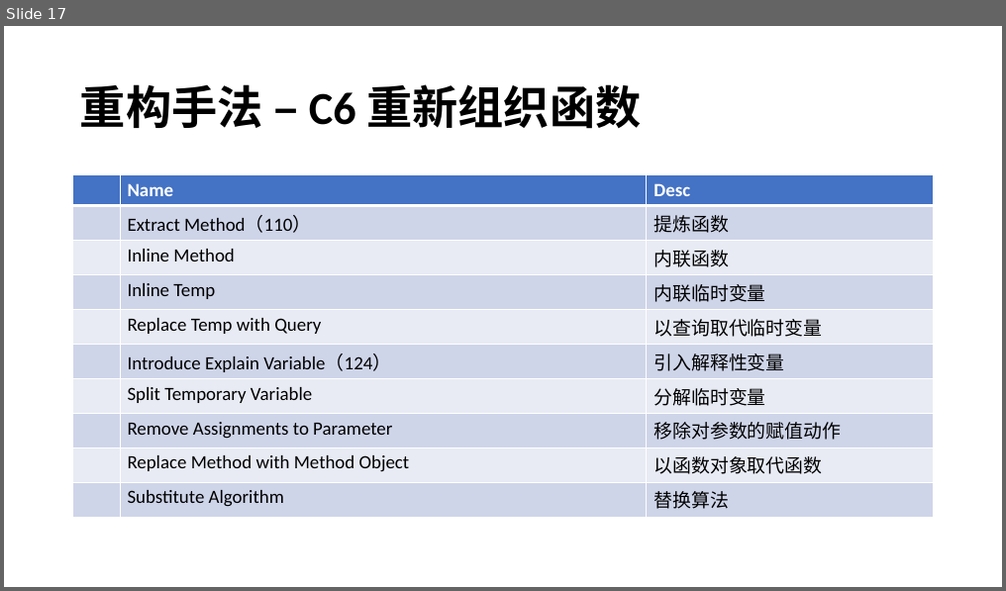
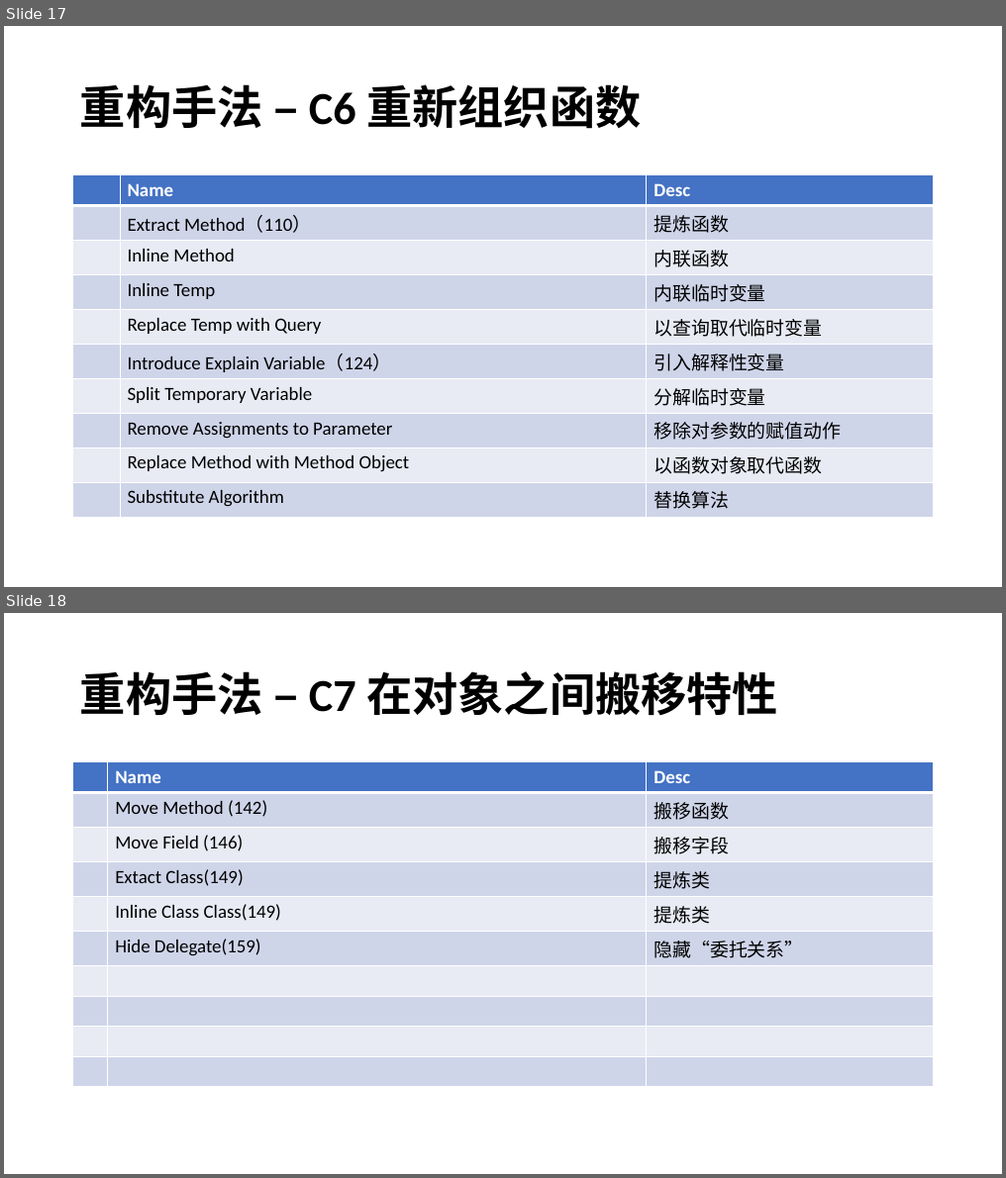
Before and after one commit to YingVickyCao/YingVickyCao.github.io, a slide deck: books/refactoring_improve_the_design_of_existing_code/Refactoring.pptx. Shown one above the other, each under a label of ours: slide 17 before the commit, slides 17 and 18 after it. The pictures are 1006x591 and 1006x1178 pixels, drawn with LibreOffice and Linux fonts; fonts in the diff are those of the drawing. Boxes give left, top, right and bottom in pixels: in the first picture for what was removed or moved away, otherwise in the second. Text is boxed around its words. In the diff, an @@ line names an element or a change of style, - is before the commit and + after.

```diff
--- a/books/refactoring_improve_the_design_of_existing_code/Refactoring.pptx
+++ b/books/refactoring_improve_the_design_of_existing_code/Refactoring.pptx
@@ slide 18 added at (4,613,1002,1174), background #FFFFFF @@
@@ title added at (80,671,778,715), 44 pt, text #000000, bold @@
+重构手法 – C7 在对象之间搬移特性
@@ table added at (73,762,934,1066), 10 rows, 3 columns @@
+ | Name | Desc
+ | Move Method (142) | 搬移函数
+ | Move Field (146) | 搬移字段
+ | Extact Class(149) | 提炼类
+ | Inline Class Class(149) | 提炼类
+ | Hide Delegate(159) | 隐藏“委托关系”
+ |  | 
+ |  | 
+ |  | 
+ |  | 
```
Also in this commit, not shown: 1 other file.
